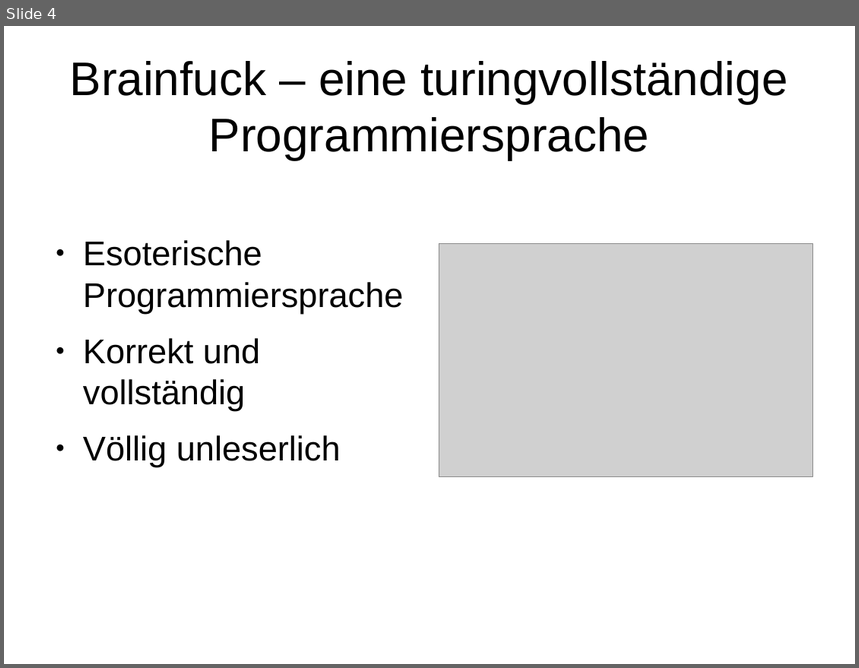
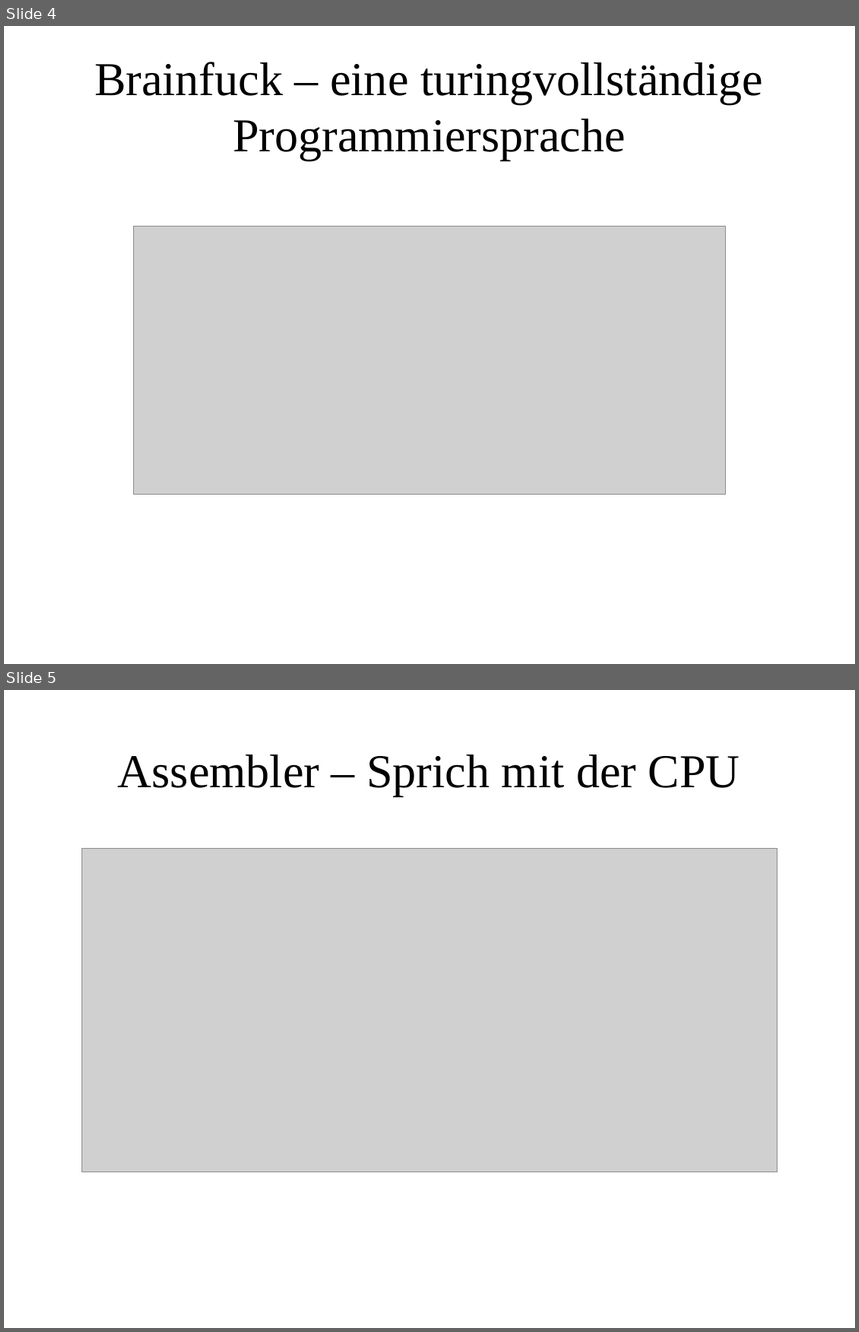
Before and after one commit to burgerdev/bearded-wookie, a slide deck: doc/presentation/learning_python.odp. Shown one above the other, each under a label of ours: slide 4 before the commit, slides 4 and 5 after it. The pictures are 859x668 and 859x1332 pixels, drawn with LibreOffice and Linux fonts; fonts in the diff are those of the drawing; grey boxes stand for pictures. Boxes give left, top, right and bottom in pixels: in the first picture for what was removed or moved away, otherwise in the second. Text is boxed around its words. In the diff, an @@ line names an element or a change of style, - is before the commit and + after.

```diff
--- a/doc/presentation/learning_python.odp
+++ b/doc/presentation/learning_python.odp
@@ slide 5 added at bbox=[4, 690, 855, 1328], background #FFFFFF @@
@@ title added at bbox=[118, 755, 740, 796], 44 pt, text #000000 @@
+Assembler – Sprich mit der CPU
@@ picture added at bbox=[82, 848, 777, 1173] @@
@@ slide 4 changed as well @@
@@ title "Brainfuck – eine turingvollständige Programmiersprache" at bbox=[94, 62, 763, 161]: font Arial to Times New Roman @@
@@ picture: place and size @@
-picture at bbox=[439, 244, 813, 478]
+picture at bbox=[134, 227, 726, 495]
@@ text removed at bbox=[83, 240, 403, 468] @@
-● Esoterische Programmiersprache
-● Korrekt und vollständig
-● Völlig unleserlich
```
Also in this commit, not shown: 8 other slides changed, 3 other slides added, 2 slides removed, 4 other files.
